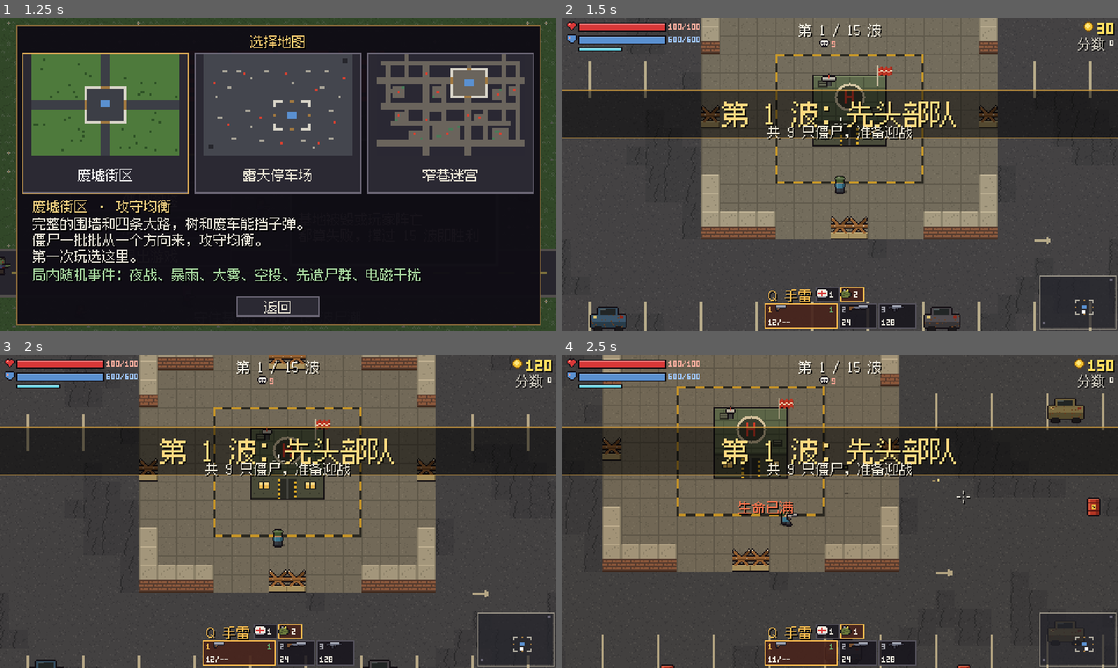
Above: before the commit, frames 1-4 (two rows, left to right).
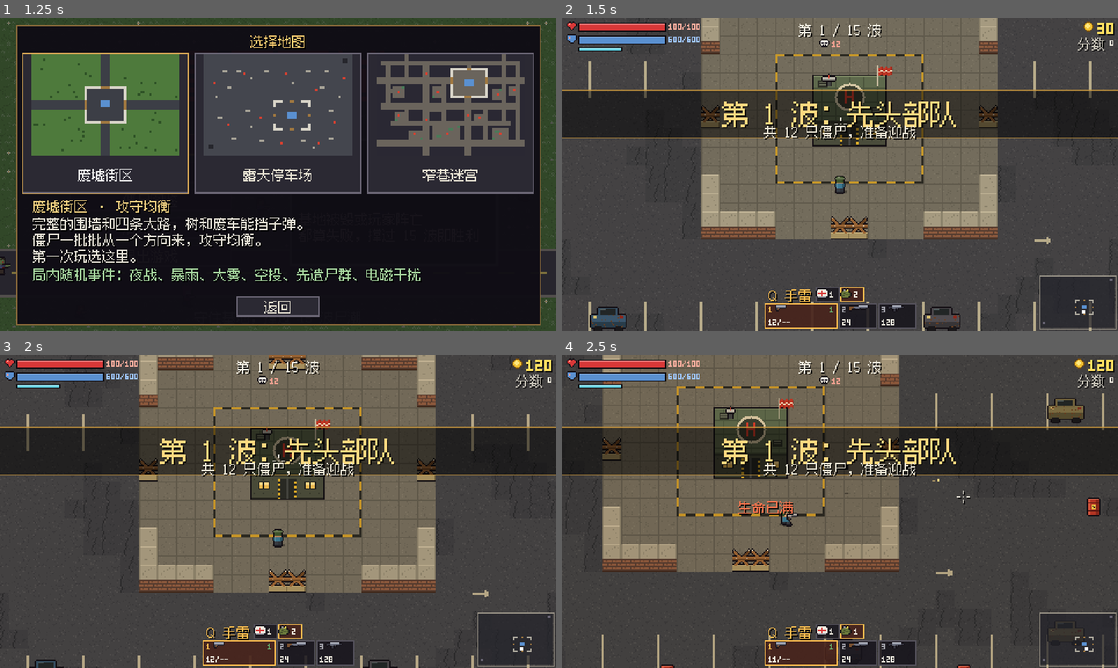
Above: after the commit, the same moments.

Repository: Dora321/zombie-siege
Game: Godot game, scene res://scenes/ui/title.tscn
The game is run twice, just before and just after one commit, with the same random seed, the same clock (stepped at 60 frames per second) and the same inputs.
Inputs (mouse positions are in pixels of both pictures, inside the frame that each line leads up to):
- Up to frame 1 (1.25 s): click "开始游戏" at 0.5 s
- Up to frame 2 (1.5 s): click "露天停车场" at 1.25 s
- Up to frame 3 (2 s): no input
- Up to frame 4 (2.5 s): tap Enter at 2 s; move the mouse to (962, 495) at 2.02 s; hold D (move_right) from 2.03 s (still down); hold - (item_frag) from 2.03 s (still down); click (962, 495) at 2.17 s; tap 0 (item_medkit) at 2.3 s

Frame 1 is identical in both runs. In frame 2, 0.5% of the frame differs, in the area x 36-64%, y 7-39%; in frame 3, 0.6%; in frame 4, 0.6%, in the area x 36-98%, y 2-39%.

Commit message:
Raise difficulty: tougher zombies and bosses, tighter economy, harder parking map
Zombies are faster and hit the player harder, bosses have more HP and act
more often, waves are larger early on, and event penalties are stronger.
Shop prices and income are tighter.

Maps gain count_scale and spawn_pace. Parking gets more zombies, denser
spawns, higher base damage and fewer starting coins. Alley gets a smaller
increase. Base damage scale drops on ruins and alley because raising zombie
damage also sped up wall and base loss, which starved the bot of turrets.

Co-Authored-By: Claude Opus 5.5 <noreply@anthropic.com>

Diff:
--- a/scripts/autoload/game_data.gd
+++ b/scripts/autoload/game_data.gd
@@ -96,8 +96,8 @@
 ## 道具：按顺序排在快捷栏。pack 是商店一次买几个，max 是最多带几个，start 是开局自带。
 const ITEM_ORDER: Array[String] = ["medkit", "armor", "frag", "sticky", "flash", "decoy", "ammo_crate", "inf_ammo", "speed", "damage", "nuke"]
 const ITEMS := {
-	"medkit": {"name": "医疗包", "desc": "生命 +50，战斗中随时用", "cost": 45, "pack": 1, "max": 5, "start": 1, "power": 50.0},
-	"armor": {"name": "护甲板", "desc": "护甲 +50，先于生命扣", "cost": 60, "pack": 1, "max": 3, "start": 0, "power": 50.0},
+	"medkit": {"name": "医疗包", "desc": "生命 +50，战斗中随时用", "cost": 50, "pack": 1, "max": 5, "start": 1, "power": 50.0},
+	"armor": {"name": "护甲板", "desc": "护甲 +50，先于生命扣", "cost": 65, "pack": 1, "max": 3, "start": 0, "power": 50.0},
 	"frag": {"name": "手雷", "desc": "朝准星扔，落地爆炸", "cost": 40, "pack": 2, "max": 8, "start": 2, "power": 38.0, "radius": 44.0},
 	"sticky": {"name": "粘性炸弹", "desc": "粘在僵尸身上，延时重伤", "cost": 35, "pack": 1, "max": 6, "start": 0, "power": 70.0, "radius": 40.0},
 	"flash": {"name": "闪光弹", "desc": "大范围眩晕，Boss 只晕一下", "cost": 30, "pack": 1, "max": 5, "start": 0, "power": 2.6, "radius": 110.0},
@@ -106,7 +106,7 @@
 	"inf_ammo": {"name": "无限弹药", "desc": "10 秒内不耗弹不换弹", "cost": 70, "pack": 1, "max": 3, "start": 0, "power": 10.0},
 	"speed": {"name": "速度药水", "desc": "12 秒内移速 +40%", "cost": 45, "pack": 1, "max": 3, "start": 0, "power": 12.0},
 	"damage": {"name": "伤害药水", "desc": "12 秒内武器伤害 +60%", "cost": 60, "pack": 1, "max": 3, "start": 0, "power": 12.0},
-	"nuke": {"name": "核弹", "desc": "每波限 1 次，清屏重创 Boss", "cost": 350, "pack": 1, "max": 2, "start": 0, "power": 1.0},
+	"nuke": {"name": "核弹", "desc": "每波限 1 次，清屏重创 Boss", "cost": 400, "pack": 1, "max": 2, "start": 0, "power": 1.0},
 }
 const THROW_RANGE := 160.0
 const ARMOR_MAX := 100.0
@@ -117,8 +117,8 @@
 
 ## 击杀掉落：按顺序掷一次，互斥。坦克概率翻倍，精英 1.5 倍，Boss 必掉。
 const DROPS: Array[Dictionary] = [
-	{"kind": "ammo", "chance": 0.045},
-	{"kind": "med", "chance": 0.02},
+	{"kind": "ammo", "chance": 0.04},
+	{"kind": "med", "chance": 0.016},
 	{"item": "frag", "chance": 0.014},
 	{"item": "medkit", "chance": 0.007},
 	{"item": "armor", "chance": 0.007},
@@ -147,44 +147,44 @@
 ## desc 和 tip 是图鉴文案，is_boss 的配置在 BOSSES。
 const ZOMBIES := {
 	"walker": {
-		"name": "普通僵尸", "hp": 34.0, "speed": 27.0, "damage": 7.0, "attack_cd": 0.95,
+		"name": "普通僵尸", "hp": 35.0, "speed": 28.0, "damage": 7.5, "attack_cd": 0.95,
 		"coins": 3, "score": 10, "hit_r": 6.0, "center": 7.0, "knock_res": 0.0, "aggro": 85.0,
 		"blood": "#8c1c1c", "desc": "速度慢，数量多", "tip": "手枪和炮塔就能处理",
 	},
 	"runner": {
-		"name": "快跑僵尸", "hp": 18.0, "speed": 62.0, "damage": 5.0, "attack_cd": 0.55,
+		"name": "快跑僵尸", "hp": 18.0, "speed": 64.0, "damage": 5.5, "attack_cd": 0.55,
 		"coins": 3, "score": 15, "hit_r": 5.5, "center": 6.0, "knock_res": 0.0, "aggro": 130.0,
 		"blood": "#8c1c1c", "desc": "血薄跑得快，老远就盯上你", "tip": "冲锋枪扫，别被围",
 	},
 	"tank": {
-		"name": "坦克僵尸", "hp": 240.0, "speed": 18.0, "damage": 22.0, "attack_cd": 1.25,
+		"name": "坦克僵尸", "hp": 250.0, "speed": 19.0, "damage": 24.0, "attack_cd": 1.25,
 		"coins": 14, "score": 60, "hit_r": 11.0, "center": 11.0, "knock_res": 0.85, "aggro": 90.0,
 		"blood": "#6e1414", "desc": "血厚不吃击退，拆墙伤害翻倍", "tip": "集火，引去炸药桶",
 	},
 	"exploder": {
-		"name": "自爆僵尸", "hp": 26.0, "speed": 38.0, "damage": 42.0, "attack_cd": 1.0,
+		"name": "自爆僵尸", "hp": 27.0, "speed": 40.0, "damage": 44.0, "attack_cd": 1.0,
 		"coins": 6, "score": 25, "hit_r": 8.0, "center": 8.0, "knock_res": 0.2, "aggro": 110.0,
 		"blood": "#7f9c20", "desc": "碰到东西 0.5 秒后爆炸", "tip": "远距离打死，还能炸到同类",
 	},
 	"spitter": {
-		"name": "喷吐僵尸", "hp": 36.0, "speed": 24.0, "damage": 9.0, "attack_cd": 2.4,
+		"name": "喷吐僵尸", "hp": 37.0, "speed": 25.0, "damage": 9.5, "attack_cd": 2.4,
 		"coins": 6, "score": 30, "hit_r": 6.0, "center": 7.0, "knock_res": 0.0, "aggro": 150.0,
 		"blood": "#4c8a2a", "range": 135.0, "desc": "远程吐酸越过围墙，留下酸液池", "tip": "优先击杀，别站在酸液里",
 	},
 	"stalker": {
-		"name": "潜伏者", "hp": 46.0, "speed": 40.0, "damage": 24.0, "attack_cd": 1.4,
+		"name": "潜伏者", "hp": 48.0, "speed": 41.0, "damage": 27.0, "attack_cd": 1.4,
 		"coins": 8, "score": 45, "hit_r": 5.5, "center": 8.0, "knock_res": 0.1, "aggro": 260.0,
 		"blood": "#4a2a6a", "melee": 0.4, "elite": true,
 		"desc": "半透明摸到身边，现身后猛扑一口", "tip": "留意地上的扭曲，一闪红就冲刺躲开",
 	},
 	"shielder": {
-		"name": "护盾兵", "hp": 72.0, "speed": 23.0, "damage": 11.0, "attack_cd": 1.1,
+		"name": "护盾兵", "hp": 75.0, "speed": 24.0, "damage": 12.0, "attack_cd": 1.1,
 		"coins": 10, "score": 45, "hit_r": 7.0, "center": 9.0, "knock_res": 0.7, "aggro": 120.0,
 		"blood": "#8c1c1c", "shield": 70.0, "elite": true,
 		"desc": "盾牌挡下正面子弹，盾转得慢", "tip": "绕后，或用爆炸、火焰、电弧、眩晕",
 	},
 	"splitter": {
-		"name": "分裂体", "hp": 80.0, "speed": 25.0, "damage": 9.0, "attack_cd": 1.0,
+		"name": "分裂体", "hp": 84.0, "speed": 26.0, "damage": 10.0, "attack_cd": 1.0,
 		"coins": 7, "score": 35, "hit_r": 9.0, "center": 9.0, "knock_res": 0.3, "aggro": 90.0,
 		"blood": "#6a9c30", "split": 3, "elite": true,
 		"desc": "死后裂成 2~3 只快跑的小怪", "tip": "留一发范围武器收拾小怪",
@@ -195,7 +195,7 @@
 		"blood": "#6a9c30", "desc": "分裂体死后的碎块", "tip": "一枪一只",
 	},
 	"summoner": {
-		"name": "召唤者", "hp": 60.0, "speed": 21.0, "damage": 6.0, "attack_cd": 1.2,
+		"name": "召唤者", "hp": 62.0, "speed": 22.0, "damage": 7.0, "attack_cd": 1.2,
 		"coins": 12, "score": 60, "hit_r": 6.5, "center": 10.0, "knock_res": 0.1, "aggro": 170.0,
 		"blood": "#5a2a8a", "elite": true,
 		"desc": "躲在远处吟唱，把小鬼叫到你身边", "tip": "直接打它，它一死小鬼全散",
@@ -206,29 +206,29 @@
 		"blood": "#5a2a8a", "desc": "召唤者叫来的骷髅", "tip": "看到紫圈就走开",
 	},
 	"screamer": {
-		"name": "尖叫者", "hp": 50.0, "speed": 31.0, "damage": 5.0, "attack_cd": 1.0,
+		"name": "尖叫者", "hp": 52.0, "speed": 32.0, "damage": 6.0, "attack_cd": 1.0,
 		"coins": 10, "score": 50, "hit_r": 6.0, "center": 9.0, "knock_res": 0.1, "aggro": 150.0,
 		"blood": "#8c1c4c", "elite": true,
 		"desc": "尖叫让周围僵尸加速冲向你或基地", "tip": "蓄力时发抖，趁机打断或击杀",
 	},
 	"balloon": {
-		"name": "气球僵尸", "hp": 38.0, "speed": 32.0, "damage": 16.0, "attack_cd": 2.6,
+		"name": "气球僵尸", "hp": 40.0, "speed": 33.0, "damage": 18.0, "attack_cd": 2.6,
 		"coins": 9, "score": 40, "hit_r": 9.0, "center": 28.0, "knock_res": 0.0, "aggro": 190.0,
 		"blood": "#8c1c1c", "flying": true, "elite": true,
 		"desc": "飘过围墙，在头顶投下毒弹", "tip": "打爆气球会摔下一只半血僵尸",
 	},
 	"boss": {
-		"name": "屠夫", "hp": 950.0, "speed": 21.0, "damage": 30.0, "attack_cd": 1.3,
-		"coins": 150, "score": 600, "hit_r": 15.0, "center": 15.0, "knock_res": 0.96, "aggro": 140.0,
+		"name": "屠夫", "hp": 1050.0, "speed": 22.0, "damage": 33.0, "attack_cd": 1.3,
+		"coins": 140, "score": 600, "hit_r": 15.0, "center": 15.0, "knock_res": 0.96, "aggro": 140.0,
 		"blood": "#6e1414", "is_boss": true,
 	},
 	"plague": {
-		"name": "瘟疫母体", "hp": 1300.0, "speed": 19.0, "damage": 26.0, "attack_cd": 1.5,
-		"coins": 260, "score": 1200, "hit_r": 16.0, "center": 15.0, "knock_res": 0.97, "aggro": 150.0,
+		"name": "瘟疫母体", "hp": 1350.0, "speed": 20.0, "damage": 28.0, "attack_cd": 1.5,
+		"coins": 240, "score": 1200, "hit_r": 16.0, "center": 15.0, "knock_res": 0.97, "aggro": 150.0,
 		"blood": "#5e8a20", "is_boss": true,
 	},
 	"overlord": {
-		"name": "尸王", "hp": 2600.0, "speed": 22.0, "damage": 32.0, "attack_cd": 1.3,
+		"name": "尸王", "hp": 2700.0, "speed": 23.0, "damage": 36.0, "attack_cd": 1.3,
 		"coins": 500, "score": 3000, "hit_r": 18.0, "center": 20.0, "knock_res": 0.98, "aggro": 170.0,
 		"blood": "#4a2a6a", "is_boss": true,
 	},
@@ -240,16 +240,16 @@
 	"boss": {
 		"title": "屠夫", "warn": "看到红色通道就侧向闪开", "trophy": "heart", "drops": ["armor", "ammo_crate", "damage"],
 		"phases": [
-			{"at": 1.0, "name": "屠刀", "sub": "", "speed": 1.0, "gap": [2.4, 3.4], "rocks": 3, "moves": ["charge", "slam", "rocks"]},
-			{"at": 0.5, "name": "狂怒", "sub": "连环冲撞，还叫来了帮手", "speed": 1.35, "gap": [1.5, 2.3], "rocks": 5, "tint": "#ffa8a0",
+			{"at": 1.0, "name": "屠刀", "sub": "", "speed": 1.0, "gap": [2.2, 3.1], "rocks": 3, "moves": ["charge", "slam", "rocks"]},
+			{"at": 0.5, "name": "狂怒", "sub": "连环冲撞，还叫来了帮手", "speed": 1.35, "gap": [1.4, 2.1], "rocks": 5, "tint": "#ffa8a0",
 				"enter": "call", "call": ["runner", "runner", "exploder"], "moves": ["charge2", "slam", "rocks", "call"]},
 		],
 	},
 	"plague": {
 		"title": "瘟疫母体", "warn": "毒雾会缓慢掉血，离开绿圈", "trophy": "serum", "drops": ["medkit", "inf_ammo", "armor"], "shield": 0.16,
 		"phases": [
-			{"at": 1.0, "name": "孢子", "sub": "", "speed": 1.0, "gap": [2.2, 3.2], "call": ["splitling", "splitling", "spitter"], "moves": ["fog", "fan", "call"]},
-			{"at": 0.55, "name": "脓盾", "sub": "先打破绿色护盾，再打本体", "speed": 0.9, "gap": [1.7, 2.6], "tint": "#d8ffa0",
+			{"at": 1.0, "name": "孢子", "sub": "", "speed": 1.0, "gap": [2.0, 3.0], "call": ["splitling", "splitling", "spitter"], "moves": ["fog", "fan", "call"]},
+			{"at": 0.55, "name": "脓盾", "sub": "先打破绿色护盾，再打本体", "speed": 0.9, "gap": [1.6, 2.4], "tint": "#d8ffa0",
 				"enter": "shield", "call": ["splitter", "spitter", "screamer"], "moves": ["fogring", "fog", "fan", "shield", "call"]},
 		],
 	},
@@ -257,43 +257,44 @@
 		"title": "尸王", "warn": "这是最后一战，它会用尽所有手段", "trophy": "crown", "final": true, "drops": ["nuke", "damage", "armor"], "shield": 0.1, "slam_scale": 1.25,
 		"elites": ["stalker", "shielder", "splitter", "summoner", "screamer", "balloon"],
 		"phases": [
-			{"at": 1.0, "name": "围城", "sub": "", "speed": 1.0, "gap": [2.2, 3.2], "rocks": 5, "moves": ["charge", "slam", "rocks"]},
-			{"at": 0.75, "name": "亡者号令", "sub": "精英活着时本体大幅减伤，先清精英", "speed": 1.0, "gap": [2.0, 3.0], "rocks": 5, "guard": 0.45, "tint": "#d8c0ff",
+			{"at": 1.0, "name": "围城", "sub": "", "speed": 1.0, "gap": [2.0, 3.0], "rocks": 5, "moves": ["charge", "slam", "rocks"]},
+			{"at": 0.75, "name": "亡者号令", "sub": "精英活着时本体大幅减伤，先清精英", "speed": 1.0, "gap": [1.9, 2.8], "rocks": 5, "guard": 0.4, "tint": "#d8c0ff",
 				"enter": "elites", "moves": ["elites", "charge", "rocks", "wave"]},
-			{"at": 0.5, "name": "瘟疫之息", "sub": "毒雾、护盾和全场尖叫", "speed": 1.1, "gap": [1.7, 2.5], "tint": "#d0ffb0",
+			{"at": 0.5, "name": "瘟疫之息", "sub": "毒雾、护盾和全场尖叫", "speed": 1.1, "gap": [1.6, 2.3], "tint": "#d0ffb0",
 				"enter": "shield", "moves": ["fog", "fan", "fogring", "scream", "wave", "shield"]},
-			{"at": 0.25, "name": "末日狂暴", "sub": "落石如雨，别停下", "speed": 1.4, "gap": [1.2, 1.9], "rocks": 7, "tint": "#ff9090",
+			{"at": 0.25, "name": "末日狂暴", "sub": "落石如雨，别停下", "speed": 1.4, "gap": [1.1, 1.8], "rocks": 7, "tint": "#ff9090",
 				"enter": "storm", "moves": ["charge2", "storm", "wave", "slam", "elites", "fog"]},
 		],
 	},
 }
 
 ## 特殊波的数值：酸雨每隔几秒落几滴。
-const ACID_RAIN_GAP := 3.2
-const ACID_RAIN_COUNT := 3
-const ACID_RAIN_DAMAGE := 10.0
+const ACID_RAIN_GAP := 2.8
+const ACID_RAIN_COUNT := 4
+const ACID_RAIN_DAMAGE := 12.0
 
 ## 三张地图。布局见 map_layouts.gd（废墟街区在 world_map.gd 里程序生成）。
 ## coins 开局金币，base_scale 基地受伤系数，group 一批僵尸从同一方向来的数量（越小越容易被包抄），
-## group_grow 每隔几波多一只，look_gain 和 look_limit 控制镜头往准星方向看多远。
+## group_grow 每隔几波多一只，look_gain 和 look_limit 控制镜头往准星方向看多远，
+## count_scale 普通僵尸数量倍率（精英和 Boss 不变），spawn_pace 出怪间隔倍率（越小越密）。
 const MAP_ORDER: Array[String] = ["ruins", "parking", "alley"]
 const MAPS := {
 	"ruins": {
 		"name": "废墟街区", "tag": "攻守均衡", "ground": "grass", "tint": "#ffffff", "mini": "#14210f",
 		"desc": ["完整的围墙和四条大路，树和废车能挡子弹。", "僵尸一批批从一个方向来，攻守均衡。", "第一次玩选这里。"],
-		"coins": 130, "base_scale": 0.42, "group": [3, 5], "group_grow": 2, "look_gain": 0.2, "look_limit": 160.0,
+		"coins": 130, "base_scale": 0.31, "count_scale": 1.0, "spawn_pace": 1.0, "group": [3, 5], "group_grow": 2, "look_gain": 0.2, "look_limit": 160.0,
 		"preview": {"floor": "#4e7a3c", "road": "#3c3e46", "solid": "#2c3a22", "prop": "#2e5226"},
 	},
 	"parking": {
-		"name": "露天停车场", "tag": "开阔易被包抄 · 开局多 20 金币", "ground": "asphalt", "tint": "#fff4e0", "mini": "#23232a",
-		"desc": ["障碍少，视线开阔，镜头能看得更远，枪线通畅。", "只有四角矮墙，僵尸不断换方向，很容易被包抄。", "炮塔枪线好，但要四面都照顾到。"],
-		"coins": 150, "base_scale": 0.42, "group": [1, 2], "group_grow": 4, "look_gain": 0.42, "look_limit": 260.0,
+		"name": "露天停车场", "tag": "开阔易被包抄 · 尸群更多", "ground": "asphalt", "tint": "#fff4e0", "mini": "#23232a",
+		"desc": ["障碍少，视线开阔，镜头能看得更远，枪线通畅。", "只有四角矮墙，僵尸不断换方向，很容易被包抄。", "尸群更多，基地也更不经打，要四面都照顾到。"],
+		"coins": 120, "base_scale": 0.53, "count_scale": 1.15, "spawn_pace": 0.85, "group": [1, 2], "group_grow": 6, "look_gain": 0.42, "look_limit": 260.0,
 		"preview": {"floor": "#44464e", "road": "#44464e", "solid": "#26262c", "prop": "#a8a498"},
 	},
 	"alley": {
 		"name": "窄巷迷宫", "tag": "狭窄适合卡位 · 开局多 20 金币", "ground": "cobble", "tint": "#dce6ff", "mini": "#191c26",
 		"desc": ["楼房夹着两三格宽的巷子，僵尸排成长队来。", "一座炮塔卡住路口就很值，手雷和电弧也打得满。", "但小心被前后堵死，跑之前先看小地图。"],
-		"coins": 150, "base_scale": 0.42, "group": [4, 7], "group_grow": 2, "look_gain": 0.2, "look_limit": 160.0,
+		"coins": 150, "base_scale": 0.3, "count_scale": 0.88, "spawn_pace": 1.05, "group": [4, 7], "group_grow": 2, "look_gain": 0.2, "look_limit": 160.0,
 		"preview": {"floor": "#6a645c", "road": "#6a645c", "solid": "#2a2833", "prop": "#4a7a58"},
 	},
 }
@@ -306,17 +307,17 @@
 	"night": {
 		"name": "夜战", "slot": "weather", "color": "#a8b4ff", "min_wave": 3, "skip": [11],
 		"sub": "只看得清身边和准星处；僵尸加速，但金币 +25%", "chip": "僵尸快 金币多",
-		"zombie_speed": 1.12, "coin_mult": 1.25, "tint": "#c8d0ff",
+		"zombie_speed": 1.18, "coin_mult": 1.25, "tint": "#c8d0ff",
 	},
 	"storm": {
 		"name": "暴雨", "slot": "weather", "color": "#80c8ff", "min_wave": 2,
 		"sub": "都走得慢，水洼打滑，爆炸变小；电弧枪伤害 +35%", "chip": "水洼滑 电弧强",
-		"zombie_speed": 0.88, "player_speed": 0.92, "splash": 0.8, "arc": 1.35, "pool_decay": 1.8, "tint": "#c0d4e8",
+		"zombie_speed": 0.92, "player_speed": 0.88, "splash": 0.75, "arc": 1.35, "pool_decay": 1.8, "tint": "#c0d4e8",
 	},
 	"fog": {
 		"name": "大雾", "slot": "weather", "color": "#d0d8d8", "min_wave": 3,
 		"sub": "看不远，炮塔射程变短；僵尸也更难发现你", "chip": "僵尸难发现你",
-		"aggro": 0.55, "turret_range": 0.8, "tint": "#e8ecec",
+		"aggro": 0.65, "turret_range": 0.7, "tint": "#e8ecec",
 	},
 	"airdrop": {
 		"name": "补给空投", "slot": "incident", "color": "#ffe060", "min_wave": 2, "warn_t": 3.0,
@@ -334,35 +335,35 @@
 const EVENT_WEATHER_CHANCE := 0.4
 const EVENT_INCIDENT_CHANCE := 0.55
 ## 补给箱：落地后能留多久，开箱给多少钱。
-const CRATE_LIFE := 30.0
-const CRATE_COINS := 40
-const CRATE_COINS_PER_WAVE := 8
+const CRATE_LIFE := 25.0
+const CRATE_COINS := 35
+const CRATE_COINS_PER_WAVE := 7
 const CRATE_ITEMS: Array[String] = ["medkit", "armor", "frag", "sticky", "flash", "decoy", "ammo_crate", "inf_ammo", "speed", "damage"]
 ## 水洼：玩家打滑（加速度倍率），僵尸踩水再慢一点。
 const WET_TRACTION := 0.22
 const WET_ZOMBIE_SPEED := 0.8
 ## 电磁干扰：停火多久，之后过载多久、射速倍率。
-const EMP_JAM_TIME := 7.0
-const EMP_OVERCLOCK_TIME := 7.0
+const EMP_JAM_TIME := 9.0
+const EMP_OVERCLOCK_TIME := 5.0
 const EMP_OVERCLOCK_RATE := 0.6
 ## 先遣尸群：从本波队列里提前放多少只，倒计时加长多少秒。
-const VANGUARD_COUNT := 4
-const VANGUARD_EXTRA_TIME := 4.0
+const VANGUARD_COUNT := 6
+const VANGUARD_EXTRA_TIME := 3.0
 
 ## 手工设计的 15 波节奏：新敌人逐波登场，第 5、10、15 波是 Boss 阶段战，第 8、12 波是特殊波。
 const WAVES := [
-	{"name": "先头部队", "walker": 9},
-	{"name": "脚步渐近", "walker": 12, "runner": 3},
-	{"name": "毒液来袭", "walker": 13, "runner": 4, "spitter": 2},
-	{"name": "会爆炸的家伙", "walker": 12, "runner": 5, "spitter": 2, "exploder": 3, "splitter": 2},
-	{"name": "屠夫现身", "walker": 8, "runner": 4, "exploder": 2, "boss": 1},
-	{"name": "暗处的眼睛", "walker": 10, "runner": 16, "exploder": 2, "stalker": 3},
-	{"name": "铁壁", "walker": 14, "runner": 6, "spitter": 3, "tank": 2, "shielder": 3},
+	{"name": "先头部队", "walker": 10},
+	{"name": "脚步渐近", "walker": 13, "runner": 4},
+	{"name": "毒液来袭", "walker": 14, "runner": 5, "spitter": 3},
+	{"name": "会爆炸的家伙", "walker": 13, "runner": 5, "spitter": 2, "exploder": 4, "splitter": 2},
+	{"name": "屠夫现身", "walker": 8, "runner": 5, "exploder": 2, "boss": 1},
+	{"name": "暗处的眼睛", "walker": 10, "runner": 16, "exploder": 2, "stalker": 4},
+	{"name": "铁壁", "walker": 14, "runner": 7, "spitter": 3, "tank": 2, "shielder": 3},
 	{"name": "酸雨", "walker": 16, "runner": 8, "spitter": 7, "exploder": 3, "tank": 1, "splitter": 3, "special": "acid_rain", "hint": "天上在下酸雨，看到地上的红圈就走开"},
 	{"name": "火药桶", "walker": 14, "runner": 10, "exploder": 10, "tank": 2, "summoner": 2},
-	{"name": "瘟疫母体", "walker": 16, "runner": 8, "spitter": 3, "exploder": 3, "tank": 1, "splitter": 2, "screamer": 1, "plague": 1},
+	{"name": "瘟疫母体", "walker": 16, "runner": 8, "spitter": 3, "exploder": 3, "tank": 1, "splitter": 2, "screamer": 2, "plague": 1},
 	{"name": "黑夜降临", "walker": 28, "runner": 16, "spitter": 5, "exploder": 6, "tank": 3, "screamer": 3, "balloon": 2},
-	{"name": "断电之夜", "walker": 18, "runner": 12, "spitter": 5, "exploder": 5, "tank": 4, "shielder": 4, "stalker": 8, "special": "blackout", "hint": "全城断电，潜伏者最爱这种夜晚"},
+	{"name": "断电之夜", "walker": 18, "runner": 12, "spitter": 5, "exploder": 5, "tank": 4, "shielder": 4, "stalker": 10, "special": "blackout", "hint": "全城断电，潜伏者最爱这种夜晚"},
 	{"name": "尸潮", "walker": 42, "runner": 26, "spitter": 7, "exploder": 8, "tank": 4, "splitter": 5, "balloon": 4, "screamer": 2},
 	{"name": "绝望之墙", "walker": 24, "runner": 18, "spitter": 8, "exploder": 8, "tank": 6, "shielder": 8, "summoner": 3, "screamer": 3, "balloon": 3},
 	{"name": "最终围城", "walker": 22, "runner": 16, "spitter": 5, "exploder": 6, "tank": 3, "shielder": 3, "stalker": 3, "overlord": 1},
@@ -423,13 +424,18 @@
 
 
 ## 把一波的配置展开成乱序的出怪队列；Boss 压轴在队列中段之后出现。
+## 当前地图的 count_scale 只缩放普通僵尸，精英是逐波设计好的。
 func build_spawn_queue(wave: int) -> Array[String]:
 	var cfg: Dictionary = WAVES[clampi(wave - 1, 0, WAVES.size() - 1)]
+	var scale := float(MAPS[Save.map_id]["count_scale"])
 	var queue: Array[String] = []
 	for kind: String in ZOMBIES.keys():
 		if is_boss(kind):
 			continue
-		for i in int(cfg.get(kind, 0)):
+		var count := int(cfg.get(kind, 0))
+		if not bool(ZOMBIES[kind].get("elite", false)):
+			count = roundi(count * scale)
+		for i in count:
 			queue.append(kind)
 	queue.shuffle()
 	for kind: String in BOSSES.keys():
@@ -460,15 +466,19 @@
 
 
 func damage_scale(wave: int) -> float:
-	return 1.0 + (wave - 1) * 0.035
+	return 1.0 + (wave - 1) * 0.04
+
+
+func speed_scale(wave: int) -> float:
+	return 1.0 + (wave - 1) * 0.013
 
 
 func spawn_interval(wave: int) -> float:
-	return maxf(0.6, 1.6 - wave * 0.07)
+	return maxf(0.58, 1.58 - wave * 0.07) * float(MAPS[Save.map_id]["spawn_pace"])
 
 
 func wave_bonus(wave: int) -> int:
-	return 90 + wave * 30
+	return 88 + wave * 29
 
 
 func boss_wave(wave: int) -> bool:
--- a/scripts/game/game.gd
+++ b/scripts/game/game.gd
@@ -19,7 +19,7 @@
 ## 召唤物和分裂小怪可以稍微超过同屏上限，免得分裂体死了没有小怪。
 const MINION_OVERFLOW := 15
 ## Boss 在场时普通僵尸出得慢一些，把注意力留给 Boss。
-const BOSS_SPAWN_SLOW := 2.0
+const BOSS_SPAWN_SLOW := 1.8
 const BOSS_DOWN_HOLD := 2.2
 
 @onready var map: Node2D = $Map
--- a/scripts/game/shop_catalog.gd
+++ b/scripts/game/shop_catalog.gd
@@ -13,7 +13,7 @@
 
 
 static func turret_cost(g: Node) -> int:
-	return 110 + g.turrets.size() * 45
+	return 110 + g.turrets.size() * 50
 
 
 static func items(g: Node) -> Array:
@@ -55,13 +55,13 @@
 	out.append({
 		"id": "reinforce", "tab": TAB_DEFENSE, "name": "加固围墙 Lv%d" % (tier + 1),
 		"desc": "已满级" if tier >= MAX_WALL_TIER else "围墙耐久 +30%",
-		"cost": 0 if tier >= MAX_WALL_TIER else 90 * (tier + 1), "locked": tier >= MAX_WALL_TIER,
+		"cost": 0 if tier >= MAX_WALL_TIER else 100 * (tier + 1), "locked": tier >= MAX_WALL_TIER,
 	})
 	var base_missing: float = g.base.max_hp - g.base.hp
 	out.append({
 		"id": "base_repair", "tab": TAB_DEFENSE, "name": "抢修基地 +150",
 		"desc": "基地 %d/%d" % [roundi(g.base.hp), roundi(g.base.max_hp)],
-		"cost": 70, "locked": base_missing < 1.0,
+		"cost": 75, "locked": base_missing < 1.0,
 	})
 	var maxed_turrets: bool = g.turrets.size() >= MAX_TURRETS
 	out.append({
@@ -73,13 +73,13 @@
 	out.append({
 		"id": "turret_up", "tab": TAB_DEFENSE, "name": "升级炮塔 Lv%d" % tlvl,
 		"desc": "已满级" if tlvl >= MAX_TURRET_LEVEL else "伤害射速射程提升",
-		"cost": 0 if tlvl >= MAX_TURRET_LEVEL else 130 * tlvl, "locked": tlvl >= MAX_TURRET_LEVEL,
+		"cost": 0 if tlvl >= MAX_TURRET_LEVEL else 140 * tlvl, "locked": tlvl >= MAX_TURRET_LEVEL,
 	})
 	# 补给
 	out.append({
 		"id": "heal", "tab": TAB_SUPPLY, "name": "急救包 +50",
 		"desc": "生命 %d/%d" % [roundi(p.hp), roundi(p.max_hp)],
-		"cost": 40, "locked": p.hp >= p.max_hp,
+		"cost": 45, "locked": p.hp >= p.max_hp,
 	})
 	var hp_ups: int = g.purchases.get("max_hp", 0)
 	out.append({
--- a/scripts/game/zombie.gd
+++ b/scripts/game/zombie.gd
@@ -94,7 +94,7 @@
 	_stat = GameData.ZOMBIES[kind]
 	max_hp = float(_stat["hp"]) * GameData.hp_scale(wave)
 	hp = max_hp
-	_speed = float(_stat["speed"]) * randf_range(0.88, 1.12) * (1.0 + (wave - 1) * 0.012)
+	_speed = float(_stat["speed"]) * randf_range(0.88, 1.12) * GameData.speed_scale(wave)
 	_damage = float(_stat["damage"]) * GameData.damage_scale(wave)
 	_attack_cd = float(_stat["attack_cd"])
 	_knock_res = float(_stat["knock_res"])
